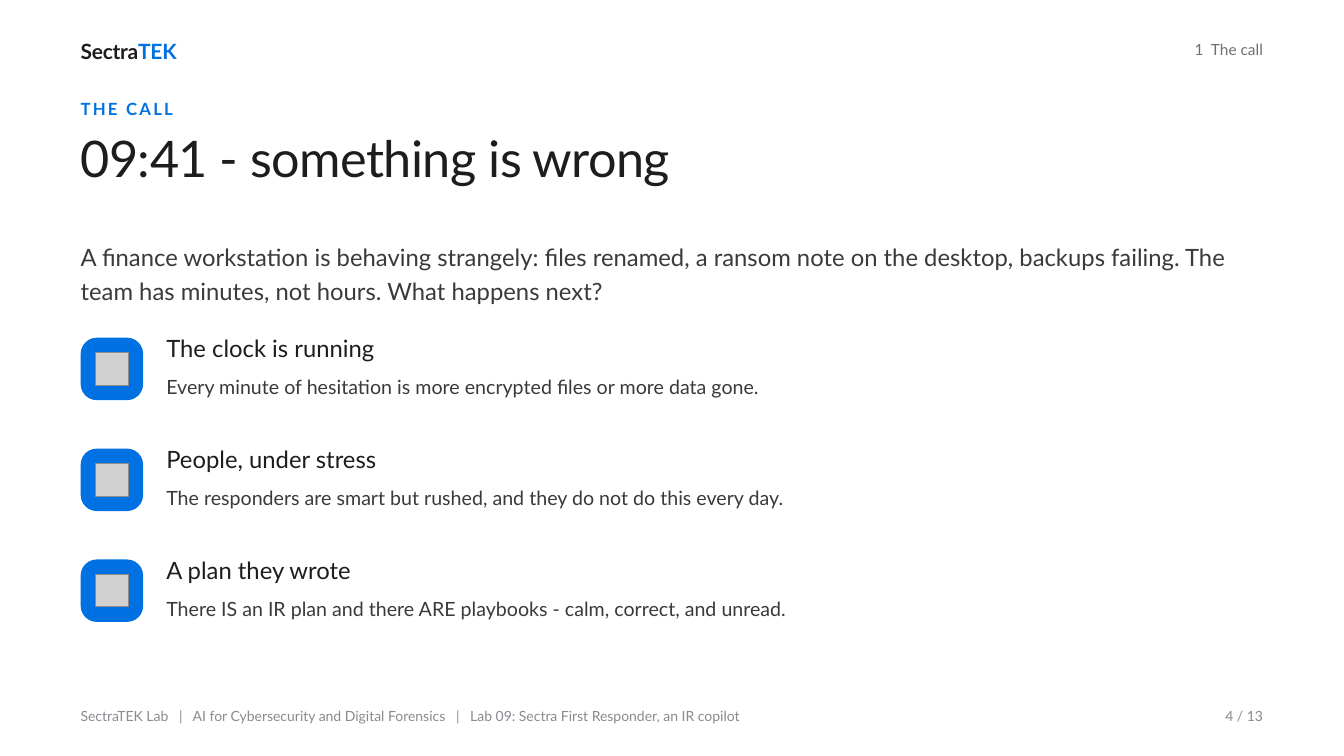
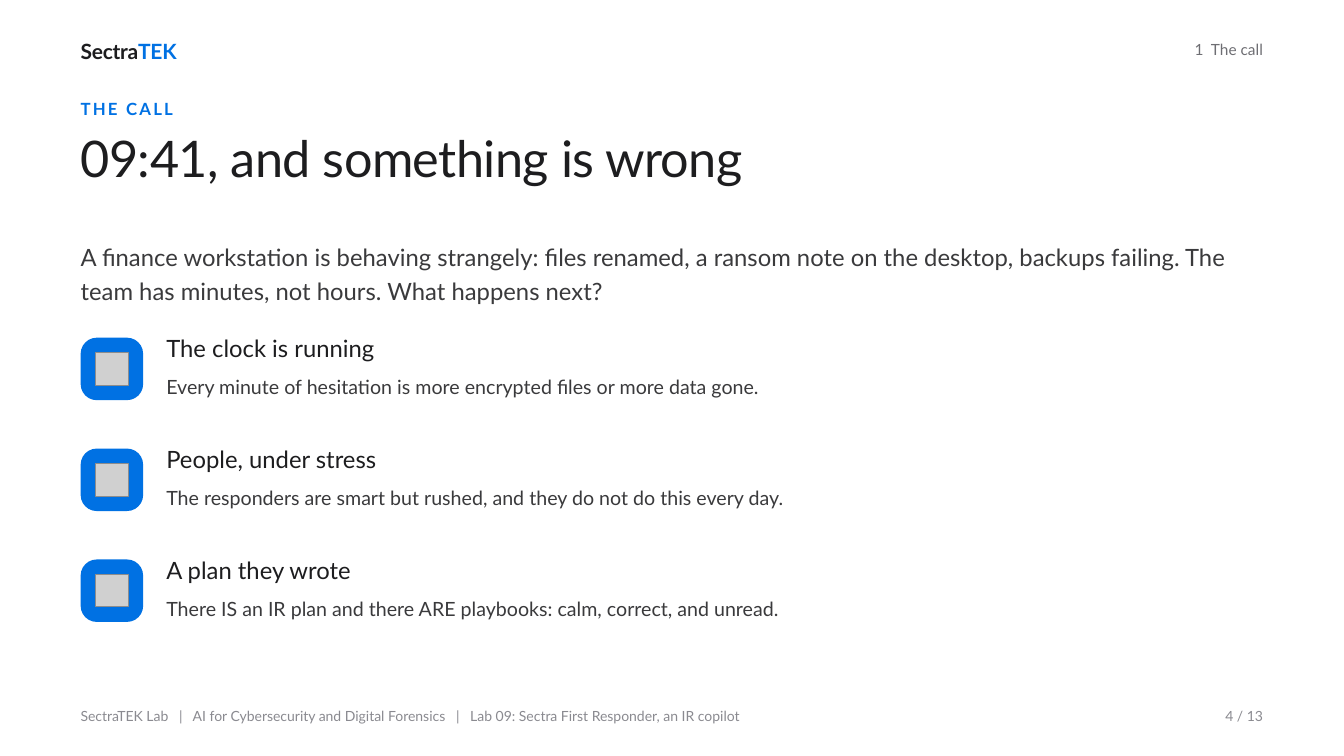
Before and after one commit to danjethh/sectratek-AI-Lab, a slide deck: slide 4 of lab09_llm_incident_response_copilot/slides/SectraTEK_Lab09_FirstResponder.pptx. Drawn at 1344x756 pixels with LibreOffice and Linux fonts; fonts in the diff are those of the drawing; grey boxes stand for pictures. Boxes give left, top, right and bottom in pixels: in the first picture for what was removed or moved away, otherwise in the second. Text is boxed around its words. In the diff, an @@ line names an element or a change of style, - is before the commit and + after.

```diff
--- a/lab09_llm_incident_response_copilot/slides/SectraTEK_Lab09_FirstResponder.pptx
+++ b/lab09_llm_incident_response_copilot/slides/SectraTEK_Lab09_FirstResponder.pptx
@@ title at [81,140,743,186]: text changed @@
-09:41 - something is wrong
+09:41, and something is wrong
@@ text at [166,601,778,620]: text changed @@
-There IS an IR plan and there ARE playbooks - calm, correct, and unread.
+There IS an IR plan and there ARE playbooks: calm, correct, and unread.
```
Also in this commit, not shown: 7 other slides changed, 27 other files.
